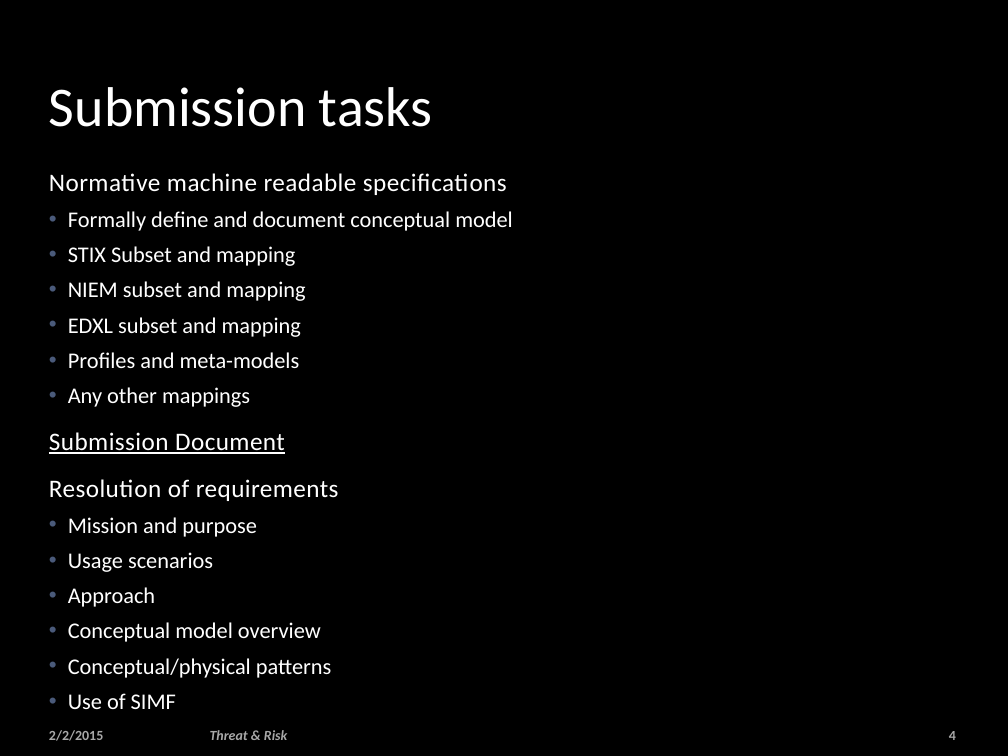
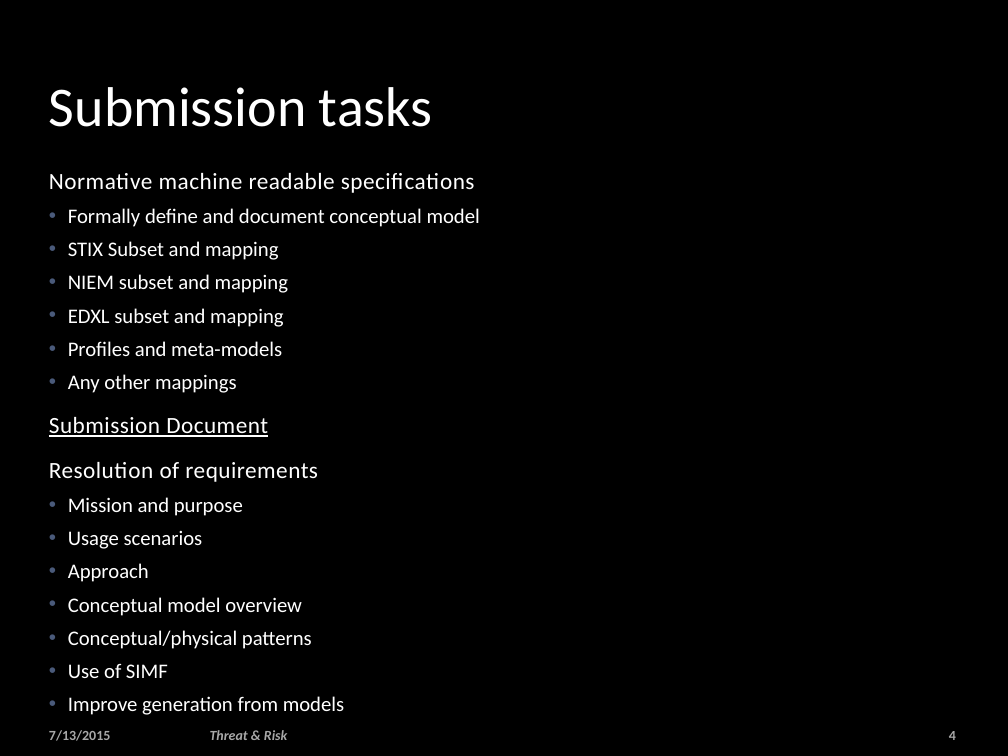
Before and after one commit to omg-threat-modeling/phase1, a slide deck: slide 4 of Team/Threat-risk -enguagement.pptx. Drawn at 1008x756 pixels with LibreOffice and Linux fonts; fonts in the diff are those of the drawing; background and template pictures are left out. Boxes give left, top, right and bottom in pixels: in the first picture for what was removed or moved away, otherwise in the second. Text is boxed around its words. In the diff, an @@ line names an element or a change of style, - is before the commit and + after.

```diff
--- a/Team/Threat-risk -enguagement.pptx
+++ b/Team/Threat-risk -enguagement.pptx
@@ text at (49, 173, 480, 678): paragraph added @@
+  • Improve generation from models
@@ text at (49, 173, 480, 678): size 18 to 16.6 pt in "Normative machine readable specifications", "Submission Document", "Resolution of requirements"; size 16 to 14.8 pt in "Formally define and document conceptual model", "STIX Subset and mapping", "NIEM subset and mapping", "EDXL subset and mapping" and 8 more places @@
@@ text at (49, 730, 111, 741): text changed @@
-2/2/2015
+7/13/2015
```
Also in this commit, not shown: 48 other slides changed, 26 slides added, 8 slides removed, 2 other files.
